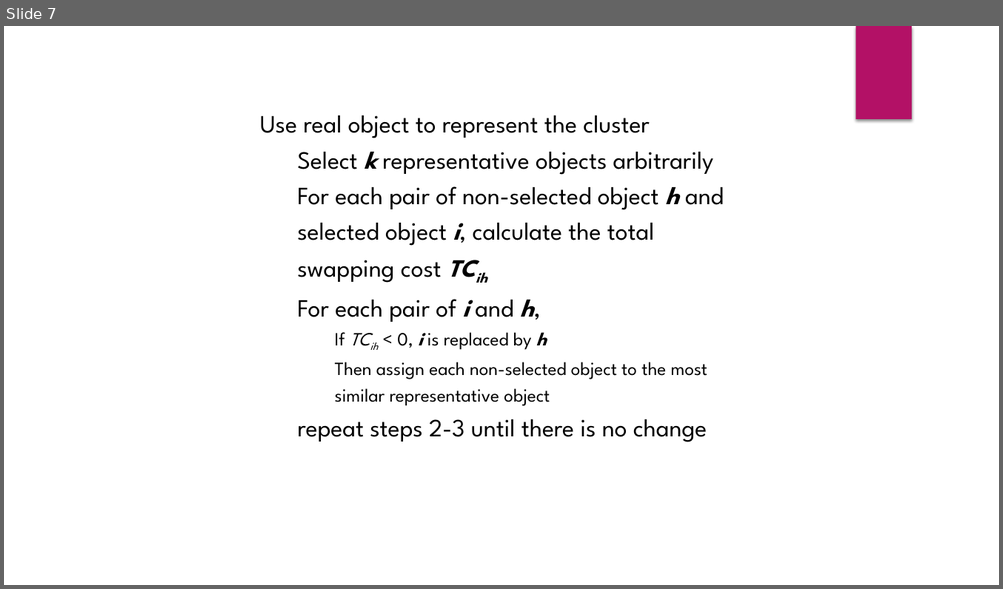
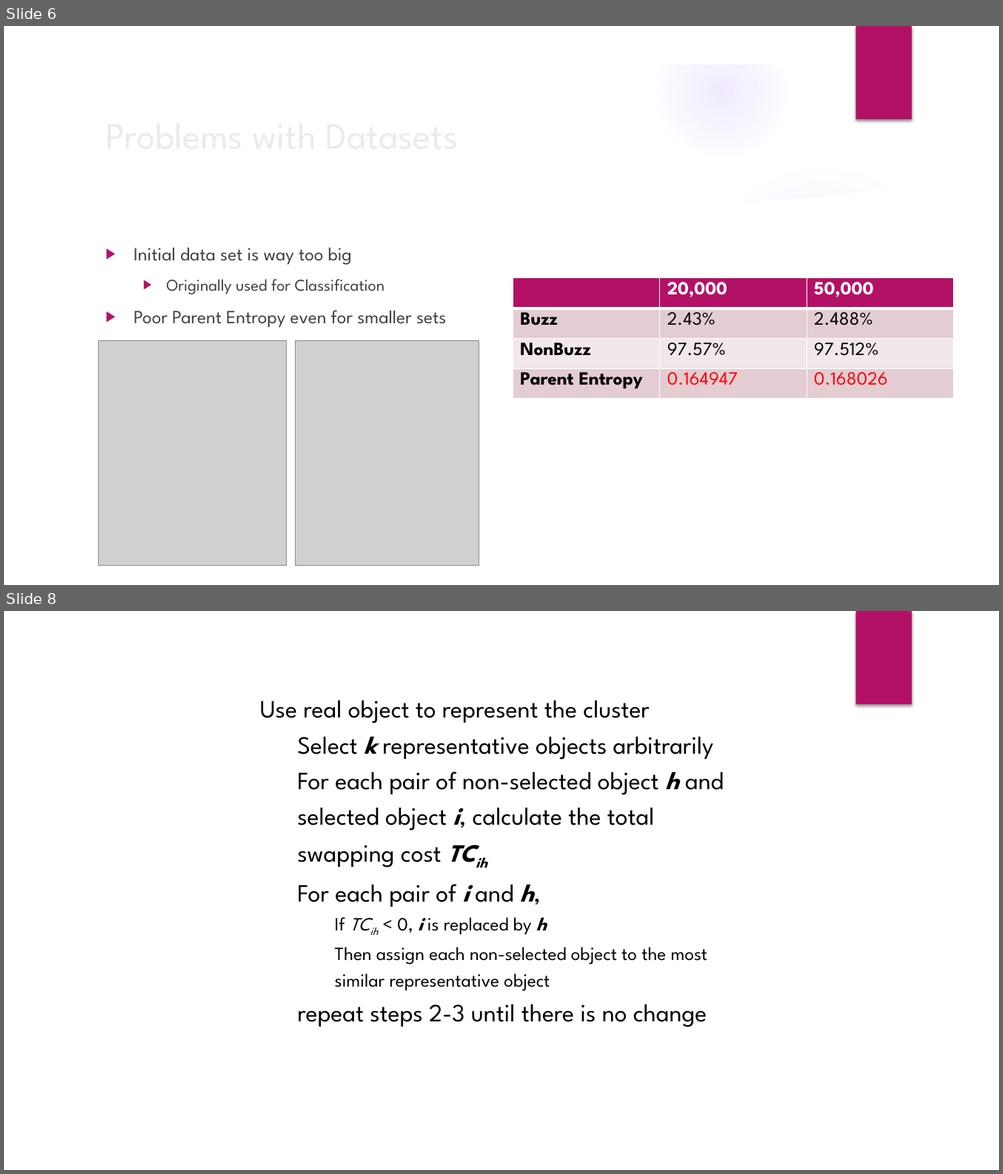
Before and after one commit to Austhyma/DataMining_Project, a slide deck: FinalPresentation.pptx. Shown one above the other, each under a label of ours: slide 7 before the commit, slides 6 and 8 after it; the slides between them are not shown. The pictures are 1003x589 and 1003x1174 pixels, drawn with LibreOffice and Linux fonts; fonts in the diff are those of the drawing; grey boxes stand for pictures; background and template pictures are left out. Boxes give left, top, right and bottom in pixels: in the first picture for what was removed or moved away, otherwise in the second. Text is boxed around its words. In the diff, an @@ line names an element or a change of style, - is before the commit and + after.

```diff
--- a/FinalPresentation.pptx
+++ b/FinalPresentation.pptx
@@ slide 6 added at bbox=[4, 26, 999, 585], background picture (left out); not listed: 1 template element that a slide beside it also shows @@
@@ group added at bbox=[4, 26, 999, 585]: 5 ellipses, 3 freeform shapes @@
@@ title added at bbox=[98, 105, 813, 163], 36 pt, text #EBEBEB @@
+Problems with Datasets
@@ text added at bbox=[134, 247, 446, 328], 18 pt, text #404040 @@
+▶ Initial data set is way too big
+  ▶ Originally used for Classification
+▶ Poor Parent Entropy even for smaller sets
@@ table added at bbox=[513, 278, 954, 399], 4 rows, 3 columns @@
+ | 20,000 | 50,000
+Buzz | 2.43% | 2.488%
+NonBuzz | 97.57% | 97.512%
+Parent Entropy | 0.164947 | 0.168026
@@ picture added at bbox=[98, 341, 286, 566] @@
@@ picture added at bbox=[295, 340, 478, 565] @@
@@ what was slide 7 is now slide 8 @@
```
Also in this commit, not shown: 10 slides changed, 7 other slides added, 3 slides removed.
